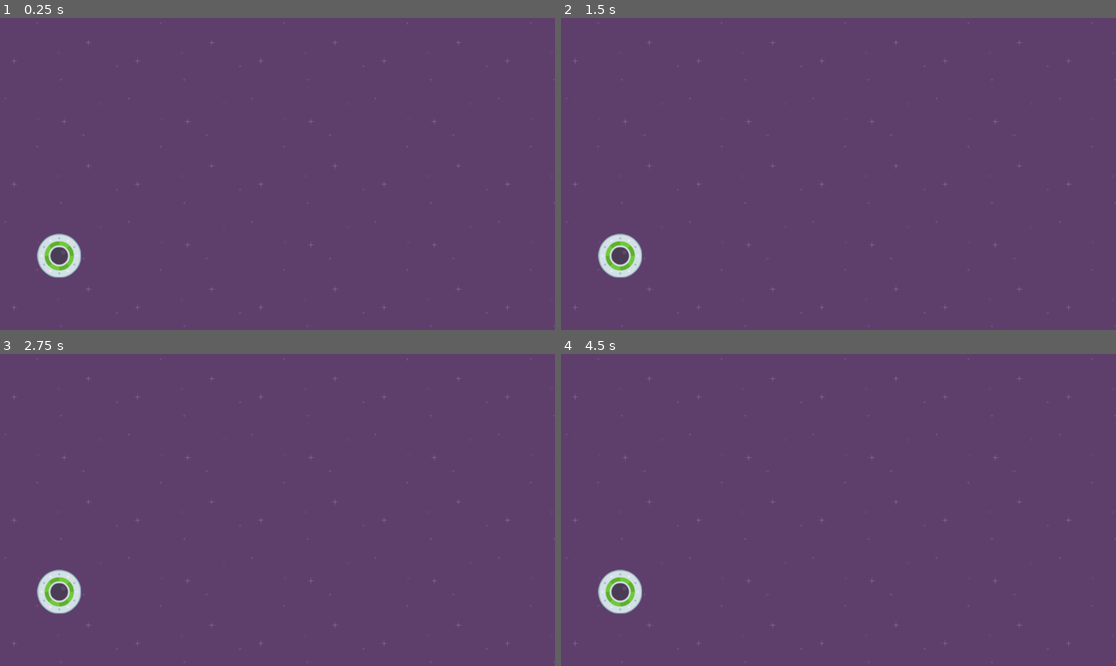
Above: before the commit, frames 1-4 (two rows, left to right).
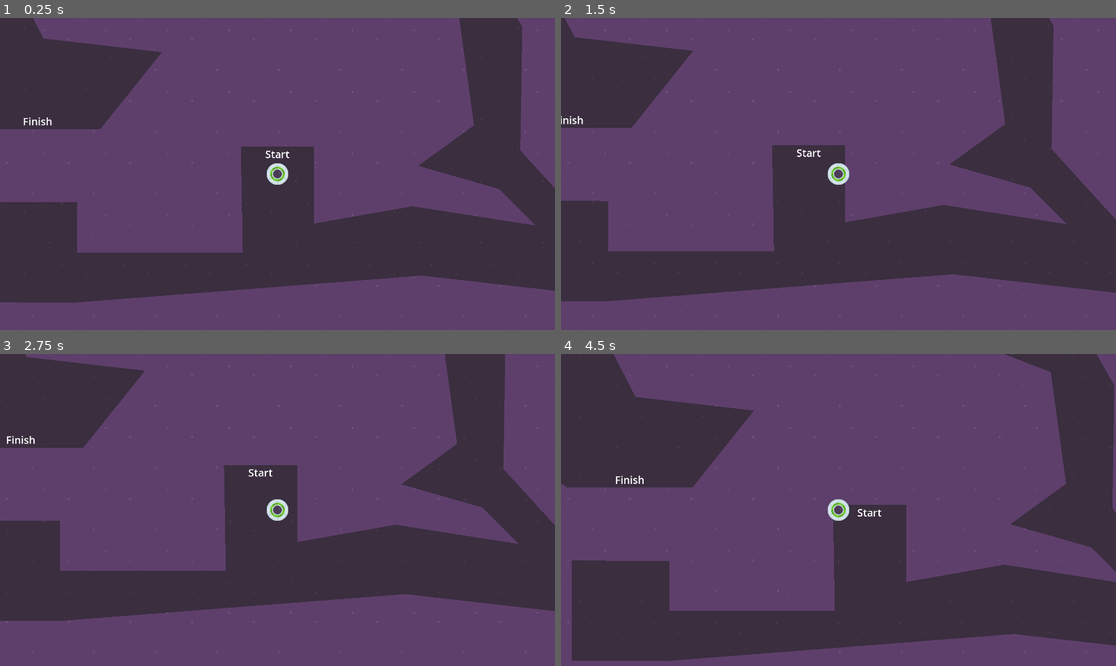
Above: after the commit, the same moments.

Repository: robjmberry/speedy-saucer
Game: Godot game, scene res://level_1.tscn
The game is run twice, just before and just after one commit, with the same random seed, the same clock (stepped at 60 frames per second) and the same inputs.
Inputs:
- Up to frame 1 (0.25 s): no input
- Up to frame 2 (1.5 s): tap Enter at 0.5 s; hold Right (move_right, bound only after the commit) 0.53-1.28 s; hold Down (move_down, bound only after the commit) from 1.28 s (still down)
- Up to frame 3 (2.75 s): release Down (move_down, bound only after the commit) at 2.03 s; hold Right (move_right, bound only after the commit) from 2.03 s (still down)
- Up to frame 4 (4.5 s): release Right (move_right, bound only after the commit) at 2.78 s; hold W (move_up, bound only after the commit) 2.78-3.53 s; hold Left (move_left, bound only after the commit) from 3.53 s (still down)

The runs differ from the first frame. In frame 1, 38% of the frame differs, in the area x 0-100%, y 0-100%; in frame 2, 36%; in frame 3, 36%; in frame 4, 40%.

Commit message:
Speedy saucer game

Diff:
--- /dev/null
+++ b/level_1.gd
@@ -0,0 +1,15 @@
+extends Node2D
+
+
+# Called when the node enters the scene tree for the first time.
+func _ready() -> void:
+	pass # Replace with function body.
+
+
+# Called every frame. 'delta' is the elapsed time since the previous frame.
+func _process(delta: float) -> void:
+	pass
+
+
+func _on_maze_body_exited(body: Node2D) -> void:
+	get_tree().reload_current_scene();
--- a/level_1.tscn
+++ b/level_1.tscn
@@ -1,15 +1,25 @@
-[gd_scene load_steps=3 format=3 uid="uid://c6fylfabkgfi4"]
+[gd_scene load_steps=5 format=3 uid="uid://c6fylfabkgfi4"]
 
 [ext_resource type="Texture2D" uid="uid://rc5qv8p5ir0y" path="res://assets/purple.png" id="1_1w6ef"]
+[ext_resource type="Script" path="res://level_1.gd" id="1_utxes"]
 [ext_resource type="PackedScene" uid="uid://cx3liik55bp8x" path="res://player.tscn" id="2_aw6lg"]
+[ext_resource type="PackedScene" uid="uid://3bxognfrc01a" path="res://maze.tscn" id="3_2nl30"]
 
 [node name="Level1" type="Node2D"]
+script = ExtResource("1_utxes")
 
-[node name="Background" type="TextureRect" parent="."]
-offset_right = 1152.0
-offset_bottom = 648.0
+[node name="CanvasLayer" type="CanvasLayer" parent="."]
+layer = -10
+
+[node name="Background" type="TextureRect" parent="CanvasLayer"]
+offset_right = 2304.0
+offset_bottom = 1296.0
 texture = ExtResource("1_1w6ef")
 stretch_mode = 1
 
+[node name="Maze" parent="." instance=ExtResource("3_2nl30")]
+
 [node name="Player" parent="." instance=ExtResource("2_aw6lg")]
-position = Vector2(123, 494)
+position = Vector2(312, 442)
+
+[connection signal="body_exited" from="Maze" to="." method="_on_maze_body_exited"]
--- /dev/null
+++ b/maze.tscn
@@ -0,0 +1,36 @@
+[gd_scene load_steps=3 format=3 uid="uid://3bxognfrc01a"]
+
+[ext_resource type="Texture2D" uid="uid://3fgb06p4gafy" path="res://assets/darkPurple.png" id="1_0caxo"]
+
+[sub_resource type="LabelSettings" id="LabelSettings_gf2ut"]
+font_size = 43
+
+[node name="Area2D" type="Area2D"]
+
+[node name="CollisionPolygon2D" type="CollisionPolygon2D" parent="."]
+polygon = PackedVector2Array(160, 328, 168, 768, -520, 768, -520, 560, -924, 559, -924, 975, -528, 976, 912, 864, 1896, 976, 1320, 344, 1328, -168, 1152, -480, 848, -464, 280, -472, -176, -648, 48, -1208, 1400, -1240, 1400, -1160, 2176, -1152, 3352, -96, 3504, -296, 2663.59, -904.832, 2936, -912, 2944, -1800, 2952, -2184, 2176, -2192, 2168, -1480, 2096, -1480, 2096, -1688, 2096, -1864, 2096, -2192, 1264, -2192, -1600, -2128, -1288, -1536, -1256, -752, -992.573, -144.504, -1264, 8, -944, 256, -424, 256, -168, -64, -659.746, -120.566, -1024, -832, -960, -1576, -1139.02, -1840, 1328.12, -1855.45, 1872, -1856, 1416, -1440, 24, -1408, -496, -888, -656, -720, -328, -536, 232, -312, 528, -352, 816, -320, 1064, -224, 1128, 240, 896, 408, 1232, 504, 1384, 656, 872, 576, 464, 648, 464, 328)
+
+[node name="Polygon2D" type="Polygon2D" parent="."]
+texture_repeat = 2
+texture = ExtResource("1_0caxo")
+polygon = PackedVector2Array(160, 328, 168, 768, -520, 768, -520, 560, -924, 559, -924, 975, -528, 976, 912, 864, 1896, 976, 1320, 344, 1328, -168, 1152, -480, 848, -464, 280, -472, -176, -648, 48, -1208, 1400, -1240, 1400, -1160, 2176, -1152, 3352, -96, 3504, -296, 2663.59, -904.832, 2936, -912, 2944, -1800, 2952, -2184, 2176, -2192, 2168, -1480, 2096, -1480, 2096, -1688, 2096, -1864, 2096, -2192, 1264, -2192, -1600, -2128, -1288, -1536, -1256, -752, -992.573, -144.504, -1264, 8, -944, 256, -424, 256, -168, -64, -659.746, -120.566, -1024, -832, -960, -1576, -1139.02, -1840, 1328.12, -1855.45, 1872, -1856, 1416, -1440, 24, -1408, -496, -888, -656, -720, -328, -536, 232, -312, 528, -352, 816, -320, 1064, -224, 1128, 240, 896, 408, 1232, 504, 1384, 656, 872, 576, 464, 648, 464, 328)
+
+[node name="FinishLabel" type="Label" parent="."]
+offset_left = -944.0
+offset_top = 192.0
+offset_right = -424.0
+offset_bottom = 256.0
+text = "Finish"
+label_settings = SubResource("LabelSettings_gf2ut")
+horizontal_alignment = 1
+vertical_alignment = 1
+
+[node name="StartLabel" type="Label" parent="."]
+offset_left = 160.0
+offset_top = 328.0
+offset_right = 464.0
+offset_bottom = 392.0
+text = "Start"
+label_settings = SubResource("LabelSettings_gf2ut")
+horizontal_alignment = 1
+vertical_alignment = 1
--- /dev/null
+++ b/player.gd
@@ -0,0 +1,13 @@
+extends RigidBody2D
+
+func _physics_process(delta: float):
+	var sideways_force = Vector2(300,0);
+	var updown_force = Vector2(0,300)
+	if Input.is_action_pressed("move_right"):
+		apply_force(sideways_force)
+	if Input.is_action_pressed("move_left"):
+		apply_force(sideways_force*-1)
+	if Input.is_action_pressed("move_up"):
+		apply_force(updown_force*-1)
+	if Input.is_action_pressed("move_down"):
+		apply_force(updown_force)
--- a/player.tscn
+++ b/player.tscn
@@ -1,15 +1,19 @@
-[gd_scene load_steps=3 format=3 uid="uid://cx3liik55bp8x"]
+[gd_scene load_steps=4 format=3 uid="uid://cx3liik55bp8x"]
 
 [ext_resource type="Texture2D" uid="uid://ctnm7q80nk6is" path="res://assets/ufoGreen.png" id="1_joa4g"]
+[ext_resource type="Script" path="res://player.gd" id="1_v4svq"]
 
 [sub_resource type="CircleShape2D" id="CircleShape2D_2q4x8"]
-radius = 44.0
+radius = 19.105
 
 [node name="Player" type="RigidBody2D"]
 gravity_scale = 0.0
+script = ExtResource("1_v4svq")
 
 [node name="Sprite2D" type="Sprite2D" parent="."]
 texture = ExtResource("1_joa4g")
 
 [node name="CollisionShape2D" type="CollisionShape2D" parent="."]
 shape = SubResource("CircleShape2D_2q4x8")
+
+[node name="Camera2D" type="Camera2D" parent="."]
--- a/project.godot
+++ b/project.godot
@@ -14,3 +14,36 @@
 run/main_scene="res://level_1.tscn"
 config/features=PackedStringArray("4.3", "Forward Plus")
 config/icon="res://icon.svg"
+
+[display]
+
+window/size/viewport_width=2304
+window/size/viewport_height=1296
+window/size/resizable=false
+
+[input]
+
+move_right={
+"deadzone": 0.5,
+"events": [Object(InputEventKey,"resource_local_to_scene":false,"resource_name":"","device":0,"window_id":0,"alt_pressed":false,"shift_pressed":false,"ctrl_pressed":false,"meta_pressed":false,"pressed":false,"keycode":0,"physical_keycode":4194321,"key_label":0,"unicode":0,"location":0,"echo":false,"script":null)
+, Object(InputEventKey,"resource_local_to_scene":false,"resource_name":"","device":-1,"window_id":0,"alt_pressed":false,"shift_pressed":false,"ctrl_pressed":false,"meta_pressed":false,"pressed":false,"keycode":0,"physical_keycode":68,"key_label":0,"unicode":100,"location":0,"echo":false,"script":null)
+]
+}
+move_left={
+"deadzone": 0.5,
+"events": [Object(InputEventKey,"resource_local_to_scene":false,"resource_name":"","device":-1,"window_id":0,"alt_pressed":false,"shift_pressed":false,"ctrl_pressed":false,"meta_pressed":false,"pressed":false,"keycode":0,"physical_keycode":4194319,"key_label":0,"unicode":0,"location":0,"echo":false,"script":null)
+, Object(InputEventKey,"resource_local_to_scene":false,"resource_name":"","device":-1,"window_id":0,"alt_pressed":false,"shift_pressed":false,"ctrl_pressed":false,"meta_pressed":false,"pressed":false,"keycode":0,"physical_keycode":65,"key_label":0,"unicode":97,"location":0,"echo":false,"script":null)
+]
+}
+move_up={
+"deadzone": 0.5,
+"events": [Object(InputEventKey,"resource_local_to_scene":false,"resource_name":"","device":-1,"window_id":0,"alt_pressed":false,"shift_pressed":false,"ctrl_pressed":false,"meta_pressed":false,"pressed":false,"keycode":0,"physical_keycode":87,"key_label":0,"unicode":119,"location":0,"echo":false,"script":null)
+, Object(InputEventKey,"resource_local_to_scene":false,"resource_name":"","device":-1,"window_id":0,"alt_pressed":false,"shift_pressed":false,"ctrl_pressed":false,"meta_pressed":false,"pressed":false,"keycode":0,"physical_keycode":4194320,"key_label":0,"unicode":0,"location":0,"echo":false,"script":null)
+]
+}
+move_down={
+"deadzone": 0.5,
+"events": [Object(InputEventKey,"resource_local_to_scene":false,"resource_name":"","device":-1,"window_id":0,"alt_pressed":false,"shift_pressed":false,"ctrl_pressed":false,"meta_pressed":false,"pressed":false,"keycode":0,"physical_keycode":4194322,"key_label":0,"unicode":0,"location":0,"echo":false,"script":null)
+, Object(InputEventKey,"resource_local_to_scene":false,"resource_name":"","device":-1,"window_id":0,"alt_pressed":false,"shift_pressed":false,"ctrl_pressed":false,"meta_pressed":false,"pressed":false,"keycode":0,"physical_keycode":83,"key_label":0,"unicode":115,"location":0,"echo":false,"script":null)
+]
+}
